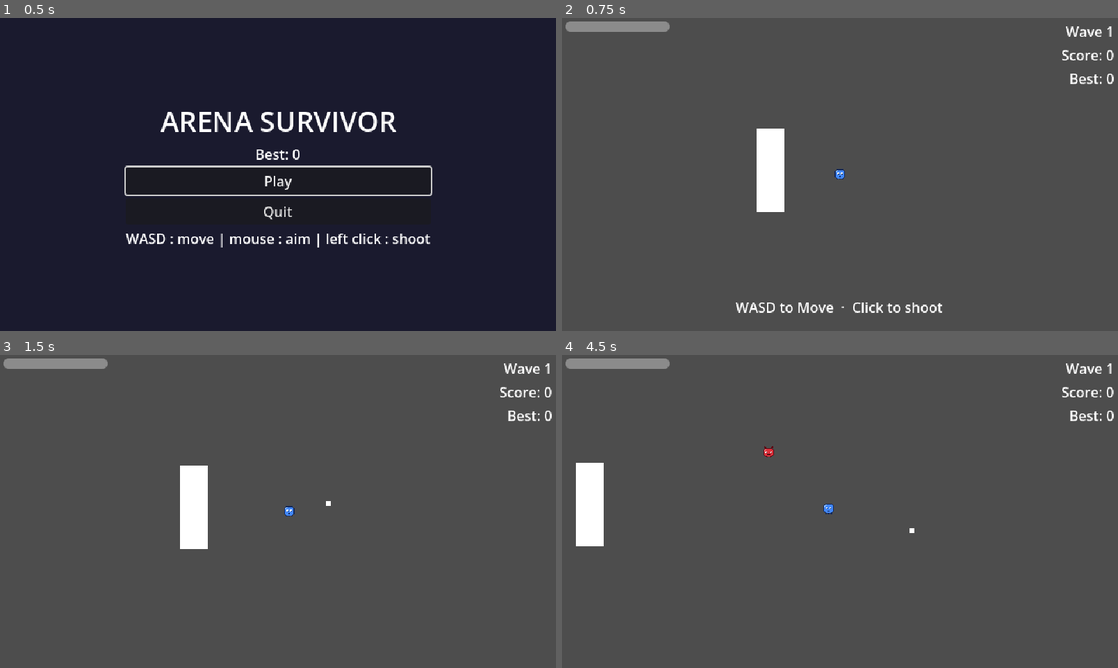
Above: before the commit, frames 1-4 (two rows, left to right).
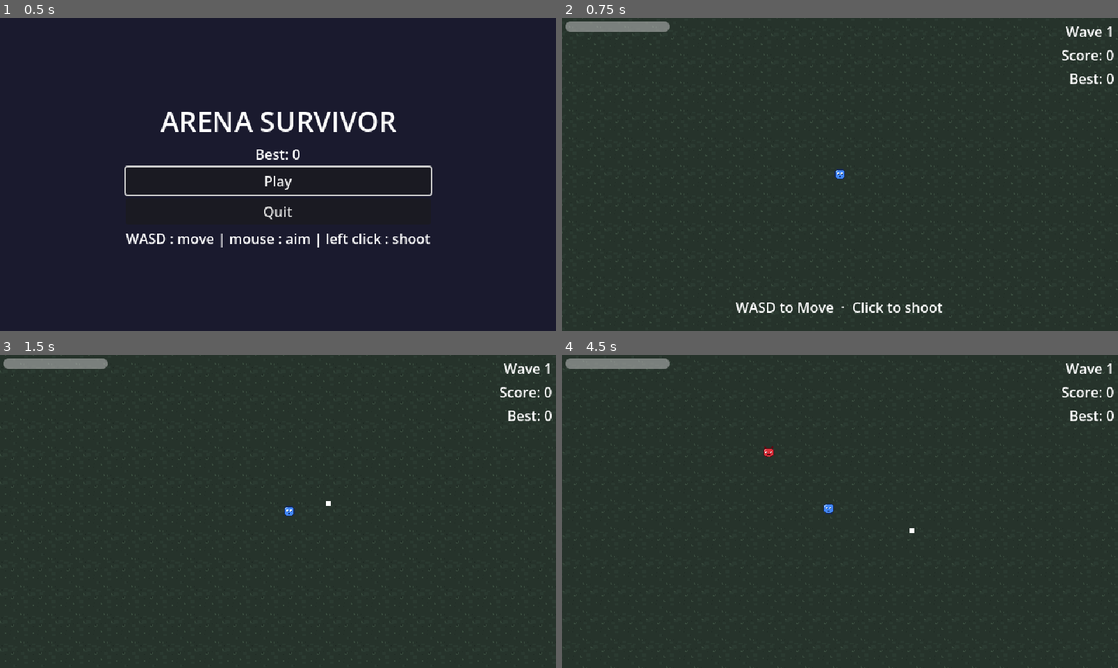
Above: after the commit, the same moments.

Repository: jonjud/survivor-arena
Game: Godot game, scene res://scenes/ui/main_menu.tscn
The game is run twice, just before and just after one commit, with the same random seed, the same clock (stepped at 60 frames per second) and the same inputs.
Inputs (mouse positions are in pixels of both pictures, inside the frame that each line leads up to):
- Up to frame 1 (0.5 s): no input
- Up to frame 2 (0.75 s): click "Play" at 0.5 s
- Up to frame 3 (1.5 s): tap Enter at 1.25 s; move the mouse to (400, 495) at 1.27 s; press the mouse at (400, 495) at 1.28 s; hold D (move_right) from 1.28 s (still down)
- Up to frame 4 (4.5 s): move the mouse to (728, 527) at 2.02 s; release D (move_right) at 2.03 s; release the mouse at (728, 527) at 2.03 s; hold S (move_down) 2.03-2.78 s; click (728, 527) at 2.1 s; move the mouse to (895, 442) at 2.77 s; press the mouse at (895, 442) at 2.78 s; hold D (move_right) 2.78-3.53 s; move the mouse to (812, 574) at 3.52 s; release the mouse at (812, 574) at 3.53 s; hold W (move_up) 3.53-4.28 s; click (812, 574) at 3.6 s; move the mouse to (1006, 558) at 4.27 s; press the mouse at (1006, 558) at 4.28 s; hold A (move_left) from 4.28 s (still down)

Frame 1 is identical in both runs. In frame 2, 97% of the frame differs, in the area x 0-100%, y 0-100%; in frame 3, 97%; in frame 4, 97%.

Commit message:
feat: add infinite tiled background

Diff:
--- a/scenes/main.tscn
+++ b/scenes/main.tscn
@@ -1,7 +1,9 @@
 [gd_scene format=3 uid="uid://doj1c0i357fbt"]
 
+[ext_resource type="Texture2D" uid="uid://d2ll2v4mork6k" path="res://assets/sprites/floor_tile.png" id="1_gqmmt"]
 [ext_resource type="PackedScene" uid="uid://c6qudl3bil3e2" path="res://scenes/player/player.tscn" id="1_o5qli"]
 [ext_resource type="PackedScene" uid="uid://7coaacbh1ss1" path="res://scenes/enemies/enemies.tscn" id="2_0wfyh"]
+[ext_resource type="Script" uid="uid://c6nq8e5dn3j21" path="res://scripts/core/tile_background.gd" id="2_yc10j"]
 [ext_resource type="PackedScene" uid="uid://cawaim5v1cdhy" path="res://scenes/ui/GameOverScreen.tscn" id="3_sugp2"]
 [ext_resource type="Script" uid="uid://ddqrvkbe18ph6" path="res://scripts/enemies/wave_spawner.gd" id="7_o6xl0"]
 [ext_resource type="Script" uid="uid://b2eu7e3eok2pb" path="res://scripts/enemies/wave_data.gd" id="8_ya4ey"]
@@ -19,34 +21,14 @@
 [ext_resource type="Script" uid="uid://ccpiuj22jvfvb" path="res://scripts/game_cursor.gd" id="17_muem4"]
 [ext_resource type="Texture2D" uid="uid://ckvn53fr78im" path="res://assets/sprites/crosshair.png" id="18_dp3eg"]
 
-[sub_resource type="RectangleShape2D" id="RectangleShape2D_htemk"]
-size = Vector2(32, 96)
+[node name="main" type="Node2D" unique_id=1699712520]
 
-[node name="main" type="Node2D" unique_id=1699712520]
+[node name="Background" type="Sprite2D" parent="." unique_id=1108708398]
+texture = ExtResource("1_gqmmt")
+script = ExtResource("2_yc10j")
 
 [node name="player" parent="." unique_id=1009051723 instance=ExtResource("1_o5qli")]
 position = Vector2(320, 180)
-
-[node name="StaticBody2D" type="StaticBody2D" parent="." unique_id=1417818942]
-position = Vector2(240, 175)
-collision_layer = 2
-collision_mask = 2
-
-[node name="CollisionShape2D" type="CollisionShape2D" parent="StaticBody2D" unique_id=358045797]
-shape = SubResource("RectangleShape2D_htemk")
-
-[node name="ColorRect" type="ColorRect" parent="StaticBody2D" unique_id=106704923]
-anchors_preset = 8
-anchor_left = 0.5
-anchor_top = 0.5
-anchor_right = 0.5
-anchor_bottom = 0.5
-offset_left = -16.0
-offset_top = -48.0
-offset_right = 16.0
-offset_bottom = 48.0
-grow_horizontal = 2
-grow_vertical = 2
 
 [node name="GameOverScreen" parent="." unique_id=327024309 instance=ExtResource("3_sugp2")]
 
--- /dev/null
+++ b/scripts/core/tile_background.gd
@@ -0,0 +1,27 @@
+class_name TiledBackground
+extends Sprite2D
+## พื้นหลังกระเบื้องไม่รู้จบ ปูเท่าขนาดจอ แล้วเลื่อนตามกล้องทีละช่องเต็มกระเบื้อง
+## ต้องตั้ง Texture ใน Inspector (ภาพที่ต่อซ้ำได้เนียน)
+
+@export var tile_size: int = 32  # ขนาดกระเบื้อง ต้องเท่ากับความกว้างของภาพ
+
+
+func _ready() -> void:
+	texture_repeat = CanvasItem.TEXTURE_REPEAT_ENABLED
+	centered = true
+	region_enabled = true
+	z_index = -100  # อยู่หลังทุกอย่าง
+	# ปูให้ใหญ่กว่าจอ เผื่อ 3 ช่อง กันเห็นขอบตอนกล้องสั่นและเลื่อน
+	var view: Vector2 = get_viewport_rect().size
+	var cols: int = ceili(view.x / tile_size) + 3
+	var rows: int = ceili(view.y / tile_size) + 3
+	region_rect = Rect2(0, 0, cols * tile_size, rows * tile_size)
+
+
+func _process(_delta: float) -> void:
+	var camera: Camera2D = get_viewport().get_camera_2d()
+	if camera == null:
+		return
+	# เลื่อนตามกล้องแบบ snap เป็นช่องเต็ม ลายจึงนิ่งกับโลก
+	var center: Vector2 = camera.get_screen_center_position()
+	global_position = (center / tile_size).floor() * tile_size
Binary file added: assets/sprites/floor_tile.png
Not shown, added: assets/sprites/floor_tile.png.import
Not shown, added: scripts/core/tile_background.gd.uid
